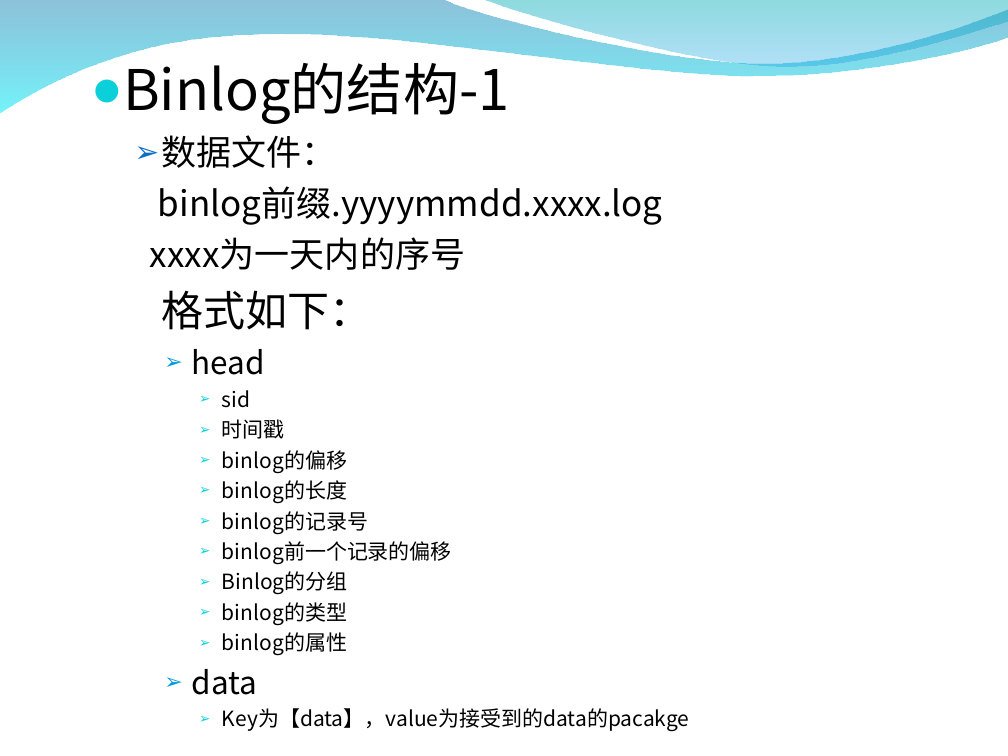
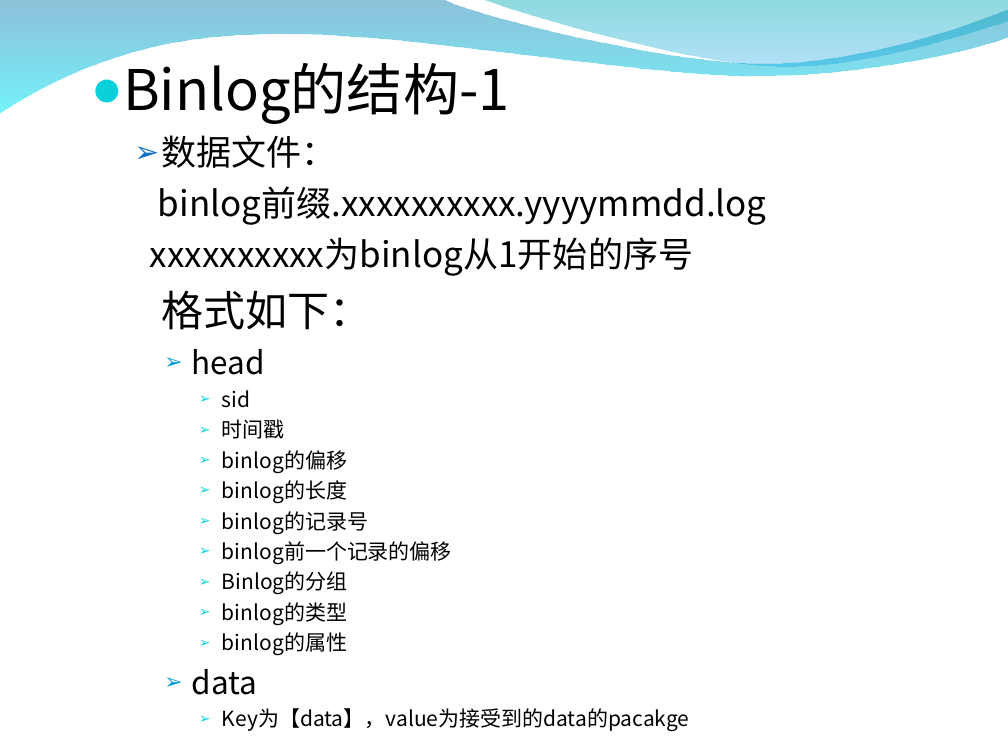
Before and after one commit to zxf1864/cwinux-mq, a slide deck: slide 26 of mq/doc/mq_introduce.ppt. Drawn at 1008x756 pixels with LibreOffice and Linux fonts; fonts in the diff are those of the drawing; background and template pictures are left out. Boxes give left, top, right and bottom in pixels: in the first picture for what was removed or moved away, otherwise in the second. Text is boxed around its words. In the diff, an @@ line names an element or a change of style, - is before the commit and + after.

```diff
--- a/mq/doc/mq_introduce.ppt
+++ b/mq/doc/mq_introduce.ppt
@@ text at [150, 186, 767, 276]: text changed @@
-  binlog前缀.yyyymmdd.xxxx.log
-  xxxx为一天内的序号
+  binlog前缀.xxxxxxxxxx.yyyymmdd.log
+  xxxxxxxxxx为binlog从1开始的序号
```
Also in this commit, not shown: 5 other slides changed.
